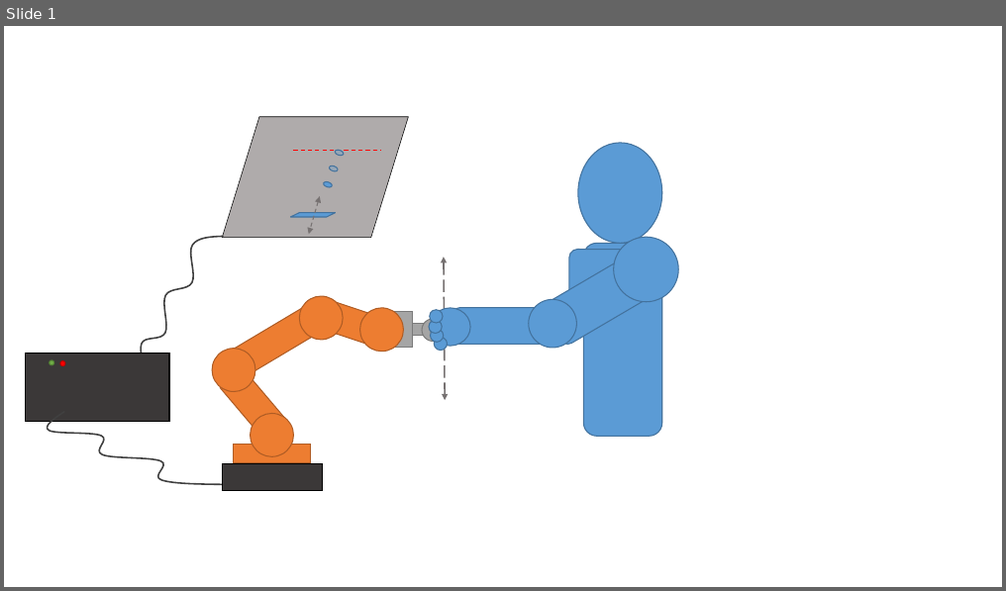
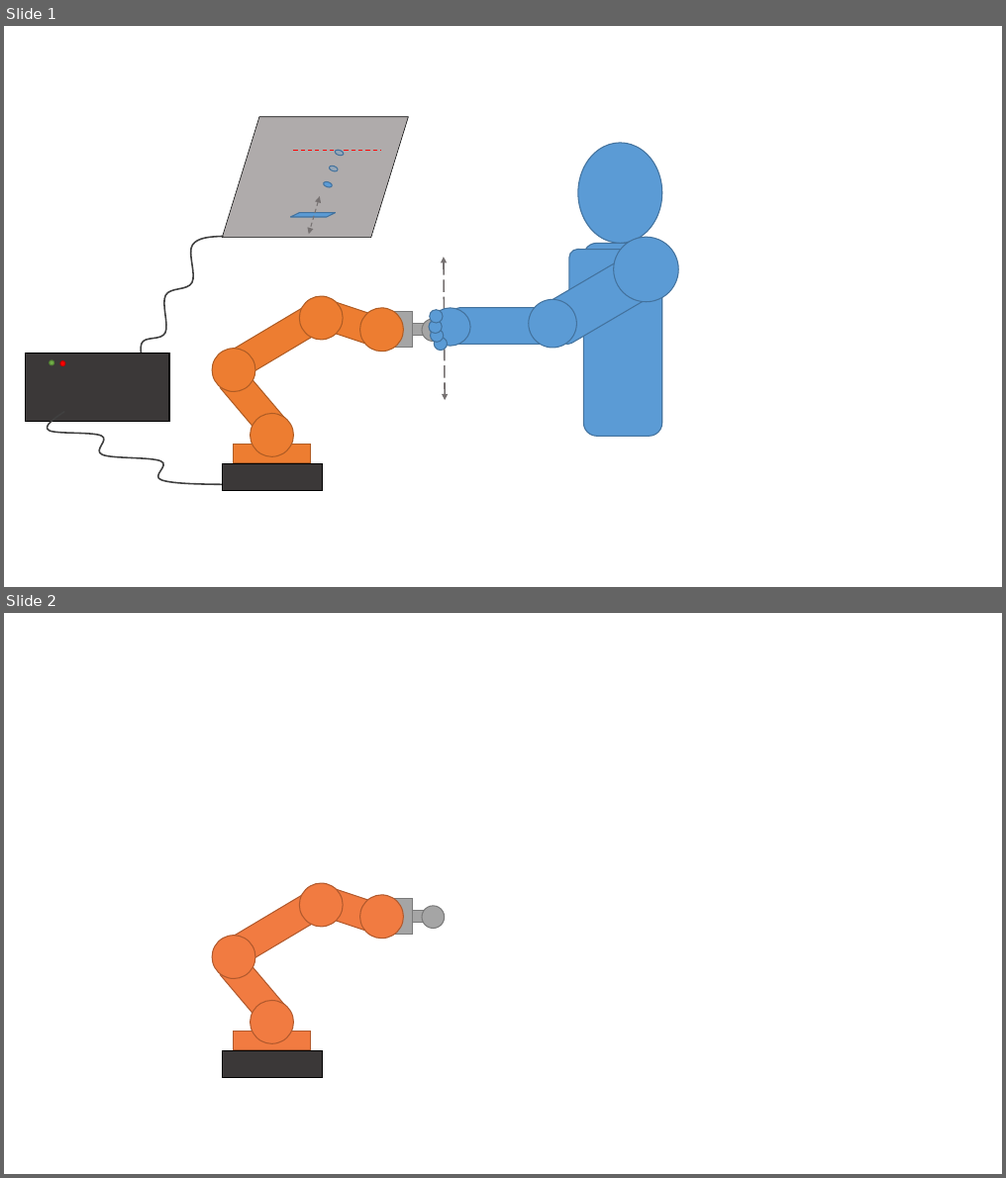
Before and after one commit to FortinoDiVinci/Thesis_report, a slide deck: Communication/FeDeV 2019/misc/schema_experience.pptx. Shown one above the other, each under a label of ours: slide 1 before the commit, slides 1 and 2 after it. The pictures are 1006x591 and 1006x1178 pixels, drawn with LibreOffice and Linux fonts; fonts in the diff are those of the drawing. Boxes give left, top, right and bottom in pixels: in the first picture for what was removed or moved away, otherwise in the second. Text is boxed around its words. In the diff, an @@ line names an element or a change of style, - is before the commit and + after.

Commit message:
FeDeV 2019 (final update)
Final version of powerpoint slides

```diff
--- a/Communication/FeDeV 2019/misc/schema_experience.pptx
+++ b/Communication/FeDeV 2019/misc/schema_experience.pptx
@@ slide 2 added at bbox=[4, 613, 1002, 1174], background #FFFFFF @@
@@ group added at bbox=[212, 883, 404, 1051]: 4 rectangles, 4 ellipses @@
@@ rectangle added at bbox=[394, 899, 413, 934], fill #A5A5A5, outline #7A7A7A 1 pt @@
@@ ellipse added at bbox=[422, 906, 445, 928], fill #A5A5A5, outline #7A7A7A 1 pt @@
@@ rectangle added at bbox=[409, 911, 426, 923], fill #A5A5A5, outline #7A7A7A 1 pt @@
@@ rectangle added at bbox=[222, 1051, 322, 1078], fill #3B3838, outline #000000 1 pt @@
```
Also in this commit, not shown: 2 other files.
